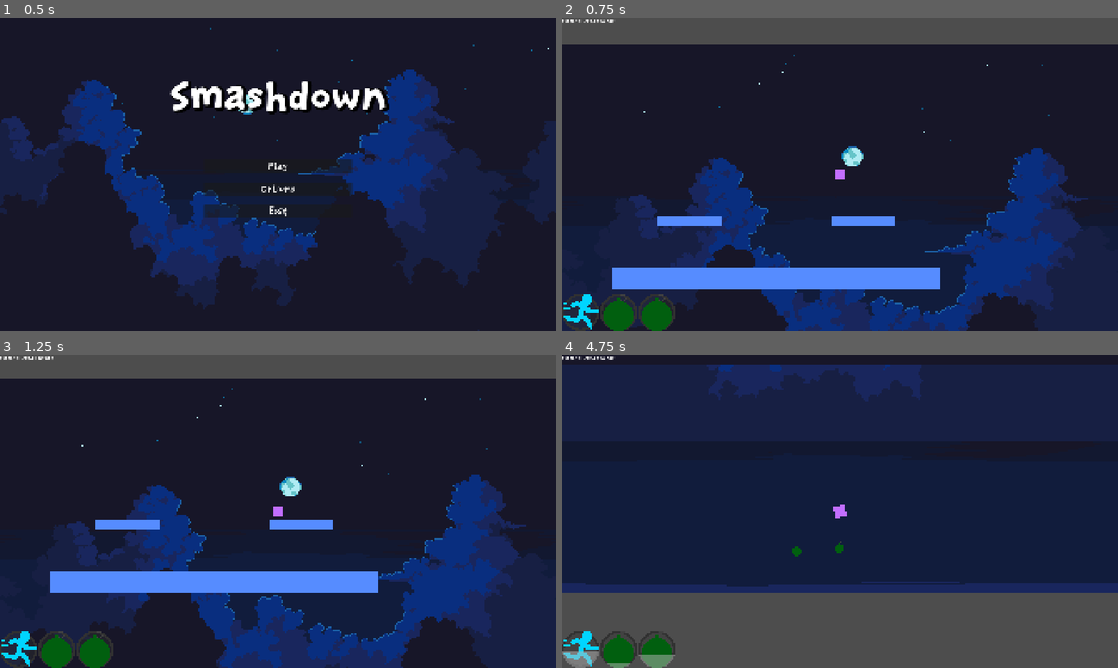
Above: before the commit, frames 1-4 (two rows, left to right).
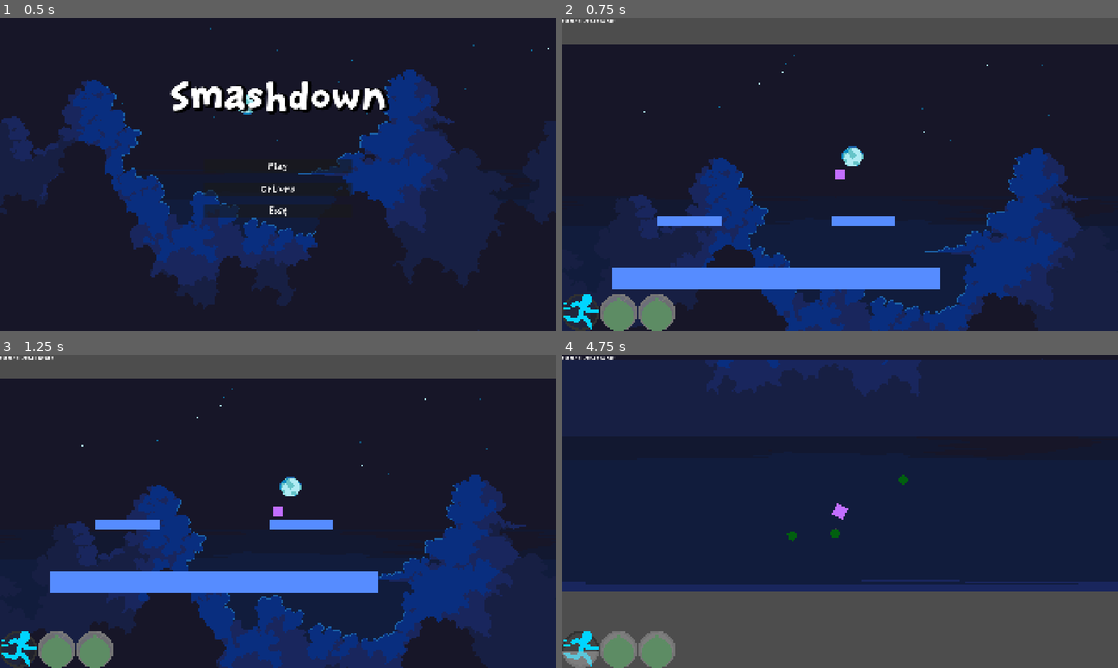
Above: after the commit, the same moments.

Repository: BoppleOpple/beat-the-clock
Game: Godot game, scene res://ui/main_menu/main_menu.tscn
Two runs of this game, one before a commit and one after it. Both use one fixed random seed, a clock stepped at 60 frames per second and the inputs below.
Inputs (mouse positions are in pixels of both pictures, inside the frame that each line leads up to):
- Up to frame 1 (0.5 s): no input
- Up to frame 2 (0.75 s): click "Play" at 0.5 s
- Up to frame 3 (1.25 s): no input
- Up to frame 4 (4.75 s): move the mouse to (840, 511) at 1.27 s; press the mouse at (840, 511) at 1.28 s; hold D (gameplay_right) 1.28-2.03 s; tap Space (gameplay_jump) at 1.52, 2.27, 3.77, 4.52 s; move the mouse to (728, 527) at 2.02 s; release the mouse at (728, 527) at 2.03 s; hold A (gameplay_left) 2.03-2.78 s; tap Middle mouse button (gameplay_ability_middle) at 2.1, 4.35 s; move the mouse to (895, 442) at 2.77 s; hold D (gameplay_right) 2.78-4.28 s; right-click (895, 442) at 2.85 s; move the mouse to (812, 574) at 3.52 s; click (812, 574) at 3.6 s; move the mouse to (1006, 558) at 4.27 s; hold A (gameplay_left) from 4.28 s (still down)

Frame 1 is identical in both runs. In frame 2, 1.2% of the frame differs, in the area x 6-21%, y 88-100%; in frame 3, 1.2%; in frame 4, 4.9%, in the area x 0-100%, y 1-99%.

Commit message:
Options Menu Finished
Added the last few things
RESOLUTION AND FULLSCREEN NO WORK IN TEST ENVIRONMENT

Also, small bug where resetting to default with the button may not reset the FPS if Vsync is on. idc

Diff:
--- a/global/GameManager.gd
+++ b/global/GameManager.gd
@@ -14,7 +14,7 @@
 # 2 - Sword
 # 3 - Grenade
 # -----------
-const ABILITY_COOLDOWN: Array[float] = [10.0, 2.0, 2.5, 3.0]
+const ABILITY_COOLDOWN: Array[float] = [10.0, 2.0, 2.5, 0.0]
 
 # Called when the node enters the scene tree for the first time.
 func _ready() -> void:
--- a/ui/bg/background.gd
+++ b/ui/bg/background.gd
@@ -16,5 +16,7 @@
 	$BG/"2"/Texture.texture = load("res://assets/textures/Clouds/Clouds " + str(random) + "/2.png")
 	$BG/"3"/Texture.texture = load("res://assets/textures/Clouds/Clouds " + str(random) + "/3.png")
 	$BG/"4"/Texture.texture = load("res://assets/textures/Clouds/Clouds " + str(random) + "/4.png")
-	$BG/"5"/Texture.texture = load("res://assets/textures/Clouds/Clouds " + str(random) + "/5.png")
-	$BG/"6"/Texture.texture = load("res://assets/textures/Clouds/Clouds " + str(random) + "/6.png")
+	if ResourceLoader.exists("res://assets/textures/Clouds/Clouds " + str(random) + "/5.png"):
+		$BG/"5"/Texture.texture = load("res://assets/textures/Clouds/Clouds " + str(random) + "/5.png")
+	if ResourceLoader.exists("res://assets/textures/Clouds/Clouds " + str(random) + "/6.png"):
+		$BG/"6"/Texture.texture = load("res://assets/textures/Clouds/Clouds " + str(random) + "/6.png")
--- a/ui/options/options.gd
+++ b/ui/options/options.gd
@@ -1,11 +1,19 @@
 extends Control
 var temp_options: Options
 
-
+var resolutions: Array[Vector2i] = [
+	Vector2i(1280,720),
+	Vector2i(1600,900),
+	Vector2i(1920,1080),
+	Vector2i(2560,1440),
+	Vector2i(3840,2160),
+]
 
 func _ready() -> void:
 	self.hide()
 	temp_options = GameManager.options
+	for res in resolutions:
+		$"VSplitContainer/HSplitContainer/Right Column/Display/Resolution".add_item("%d x %d" % [res.x, res.y])
 
 func _process(delta: float) -> void:
 	pass
@@ -14,7 +22,8 @@
 	temp_options = GameManager.options
 	if temp_options == null or temp_options.framerate == null:
 		return
-
+	$"VSplitContainer/HSplitContainer/Left Column/Display".disabled = true
+	$"VSplitContainer/HSplitContainer/Right Column/Display/Resolution".select(2)
 	$"VSplitContainer/HSplitContainer/Right Column/Display/Fullscreen".button_pressed = temp_options.fullscreen
 	$"VSplitContainer/HSplitContainer/Right Column/Display/VSync".button_pressed = temp_options.vsync
 	if temp_options.vsync == true:
@@ -41,17 +50,51 @@
 
 func _on_reset_pressed() -> void:
 	temp_options = Options.new()
+	$"VSplitContainer/HSplitContainer/Right Column/Display/Resolution".select(2)
+	$"VSplitContainer/HSplitContainer/Right Column/Display/Fullscreen".button_pressed = temp_options.fullscreen
+	$"VSplitContainer/HSplitContainer/Right Column/Display/VSync".button_pressed = temp_options.vsync
+	if temp_options.vsync == true:
+		$"VSplitContainer/HSplitContainer/Right Column/Display/FPS".editable = false
+	$"VSplitContainer/HSplitContainer/Right Column/Display/FPSLabel/Value".text = str(temp_options.framerate, " fps")
+	$"VSplitContainer/HSplitContainer/Right Column/Display/FPS".value = temp_options.framerate
+	$"VSplitContainer/HSplitContainer/Right Column/Audio/MasterVolumeLabel/Value".text = str(temp_options.volume_master, "%")
+	$"VSplitContainer/HSplitContainer/Right Column/Audio/MasterVolume".value = temp_options.volume_master
+	GameManager.set_master_volume(temp_options.volume_master / 100.0)
+	$"VSplitContainer/HSplitContainer/Right Column/Audio/MusicVolumeLabel/Value".text = str(temp_options.volume_music, "%")
+	$"VSplitContainer/HSplitContainer/Right Column/Audio/MusicVolume".value = temp_options.volume_music
+	GameManager.set_music_volume(temp_options.volume_music / 100.0)
+	$"VSplitContainer/HSplitContainer/Right Column/Audio/SFXVolumeLabel/Value".text = str(temp_options.volume_sfx, "%")
+	$"VSplitContainer/HSplitContainer/Right Column/Audio/SFXVolume".value = temp_options.volume_sfx
+	GameManager.set_sfx_volume(temp_options.volume_sfx / 100.0)
 	# TODO: Set visual options back to temp options, but don't touch GameManager in case they click back
 
+func _on_display_pressed() -> void:
+	$"VSplitContainer/HSplitContainer/Left Column/Display".disabled = true
+	$"VSplitContainer/HSplitContainer/Left Column/Audio".disabled = false
+	$"VSplitContainer/HSplitContainer/Right Column/Display".show()
+	$"VSplitContainer/HSplitContainer/Right Column/Audio".hide()
+
+func _on_audio_pressed() -> void:
+	$"VSplitContainer/HSplitContainer/Left Column/Display".disabled = false
+	$"VSplitContainer/HSplitContainer/Left Column/Audio".disabled = true
+	$"VSplitContainer/HSplitContainer/Right Column/Display".hide()
+	$"VSplitContainer/HSplitContainer/Right Column/Audio".show()
+
 func _on_resolution_item_selected(index: int) -> void:
-	pass # Replace with function body.
+	var new_res = resolutions[$"VSplitContainer/HSplitContainer/Right Column/Display/Resolution".selected]
+	temp_options.resolution_x = new_res.x
+	temp_options.resolution_y = new_res.y
+	print(str(new_res.x) + ", " + str(new_res.y))
+	DisplayServer.window_set_size(new_res)
 
 func _on_fullscreen_toggled(toggled_on: bool) -> void:
 	if toggled_on:
 		DisplayServer.window_set_mode(DisplayServer.WINDOW_MODE_FULLSCREEN)
+		$"VSplitContainer/HSplitContainer/Right Column/Display/Resolution".disabled = true
 		temp_options.fullscreen = true
 	else:
 		DisplayServer.window_set_mode(DisplayServer.WINDOW_MODE_WINDOWED)
+		$"VSplitContainer/HSplitContainer/Right Column/Display/Resolution".disabled = false
 		temp_options.fullscreen = false
 
 func _on_v_sync_toggled(toggled_on: bool) -> void:
--- a/ui/options/options.tscn
+++ b/ui/options/options.tscn
@@ -25,7 +25,7 @@
 offset_bottom = 360.0
 grow_horizontal = 2
 grow_vertical = 2
-color = Color(0.2627451, 0.2627451, 0.2627451, 0.87058824)
+color = Color(0.2627451, 0.2627451, 0.2627451, 0.98039216)
 
 [node name="VSplitContainer" type="VSplitContainer" parent="." unique_id=2028141306]
 custom_minimum_size = Vector2(480, 720)
@@ -77,6 +77,7 @@
 [node name="ResolutionLabel" type="Label" parent="VSplitContainer/HSplitContainer/Right Column/Display" unique_id=1022784702]
 layout_mode = 2
 text = "Resolution:"
+vertical_alignment = 1
 
 [node name="Resolution" type="OptionButton" parent="VSplitContainer/HSplitContainer/Right Column/Display" unique_id=1362037103]
 layout_mode = 2
@@ -96,11 +97,13 @@
 [node name="Label" type="Label" parent="VSplitContainer/HSplitContainer/Right Column/Display/FPSLabel" unique_id=1649542210]
 layout_mode = 2
 text = "Framerate:"
+vertical_alignment = 1
 
 [node name="Value" type="Label" parent="VSplitContainer/HSplitContainer/Right Column/Display/FPSLabel" unique_id=2120385639]
 layout_mode = 2
 text = "60 fps"
 horizontal_alignment = 2
+vertical_alignment = 1
 
 [node name="FPS" type="HSlider" parent="VSplitContainer/HSplitContainer/Right Column/Display" unique_id=1009341808]
 layout_mode = 2
@@ -109,6 +112,7 @@
 value = 60.0
 
 [node name="Audio" type="VSplitContainer" parent="VSplitContainer/HSplitContainer/Right Column" unique_id=953158530]
+visible = false
 layout_mode = 2
 split_offsets = PackedInt32Array(23, 51, 86, 114, 149)
 dragging_enabled = false
@@ -185,6 +189,8 @@
 text = "Reset to Defaults"
 
 [connection signal="visibility_changed" from="." to="." method="_on_visibility_changed"]
+[connection signal="pressed" from="VSplitContainer/HSplitContainer/Left Column/Display" to="." method="_on_display_pressed"]
+[connection signal="pressed" from="VSplitContainer/HSplitContainer/Left Column/Audio" to="." method="_on_audio_pressed"]
 [connection signal="item_selected" from="VSplitContainer/HSplitContainer/Right Column/Display/Resolution" to="." method="_on_resolution_item_selected"]
 [connection signal="toggled" from="VSplitContainer/HSplitContainer/Right Column/Display/Fullscreen" to="." method="_on_fullscreen_toggled"]
 [connection signal="toggled" from="VSplitContainer/HSplitContainer/Right Column/Display/VSync" to="." method="_on_v_sync_toggled"]
